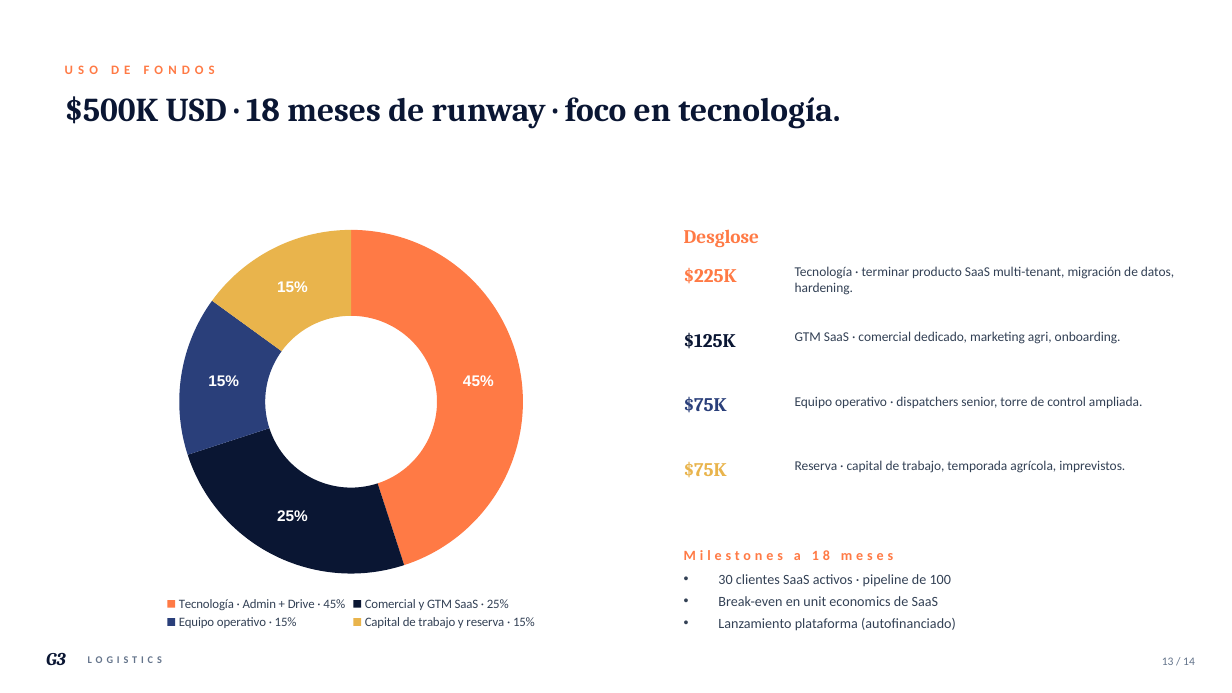
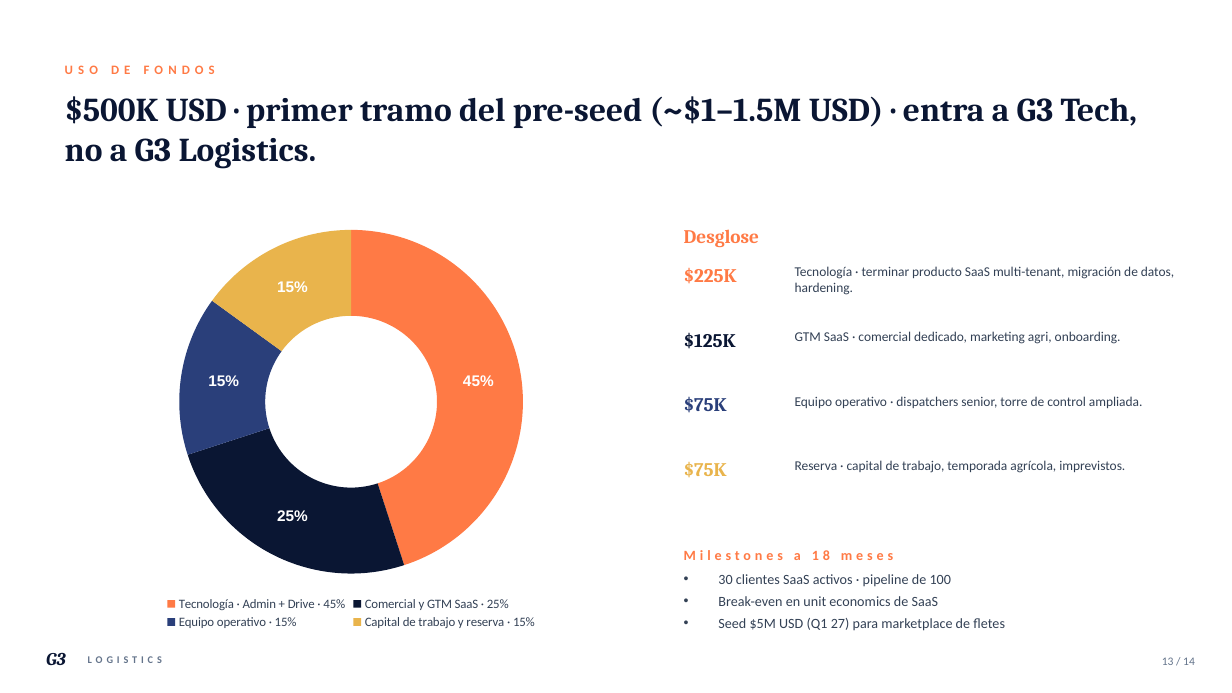
Before and after one commit to EduardoGamboaB/Mobile, a slide deck: slide 13 of docs/investor-deck/G3-Logistics-Seed-2026.pptx. Drawn at 1232x693 pixels with LibreOffice and Linux fonts; fonts in the diff are those of the drawing. Boxes give left, top, right and bottom in pixels: in the first picture for what was removed or moved away, otherwise in the second. Text is boxed around its words. In the diff, an @@ line names an element or a change of style, - is before the commit and + after.

```diff
--- a/docs/investor-deck/G3-Logistics-Seed-2026.pptx
+++ b/docs/investor-deck/G3-Logistics-Seed-2026.pptx
@@ text at (x1=65, y1=96, x2=1138, y2=168): text changed @@
-$500K USD · 18 meses de runway · foco en tecnología.
+$500K USD · primer tramo del pre-seed (~$1–1.5M USD) · entra a G3 Tech, no a G3 Logistics.
@@ text at (x1=718, y1=618, x2=1005, y2=631): text changed @@
-• Lanzamiento plataforma (autofinanciado)
+• Seed $5M USD (Q1 27) para marketplace de fletes
```
Also in this commit, not shown: 6 other slides changed, 10 other files.
